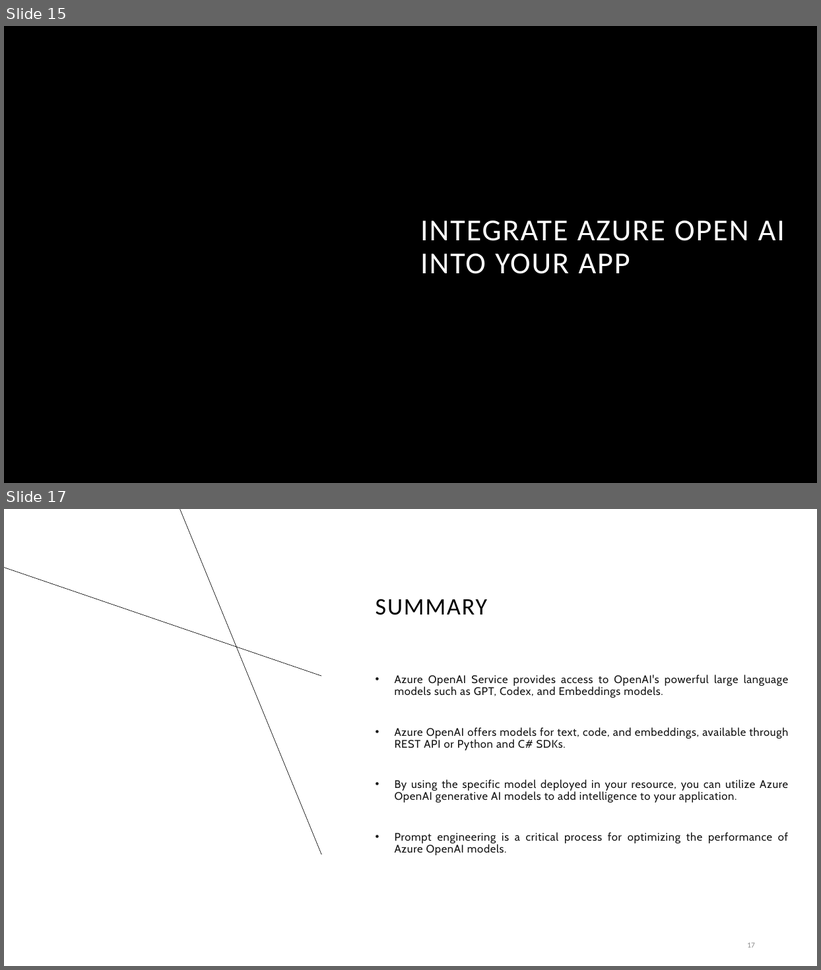
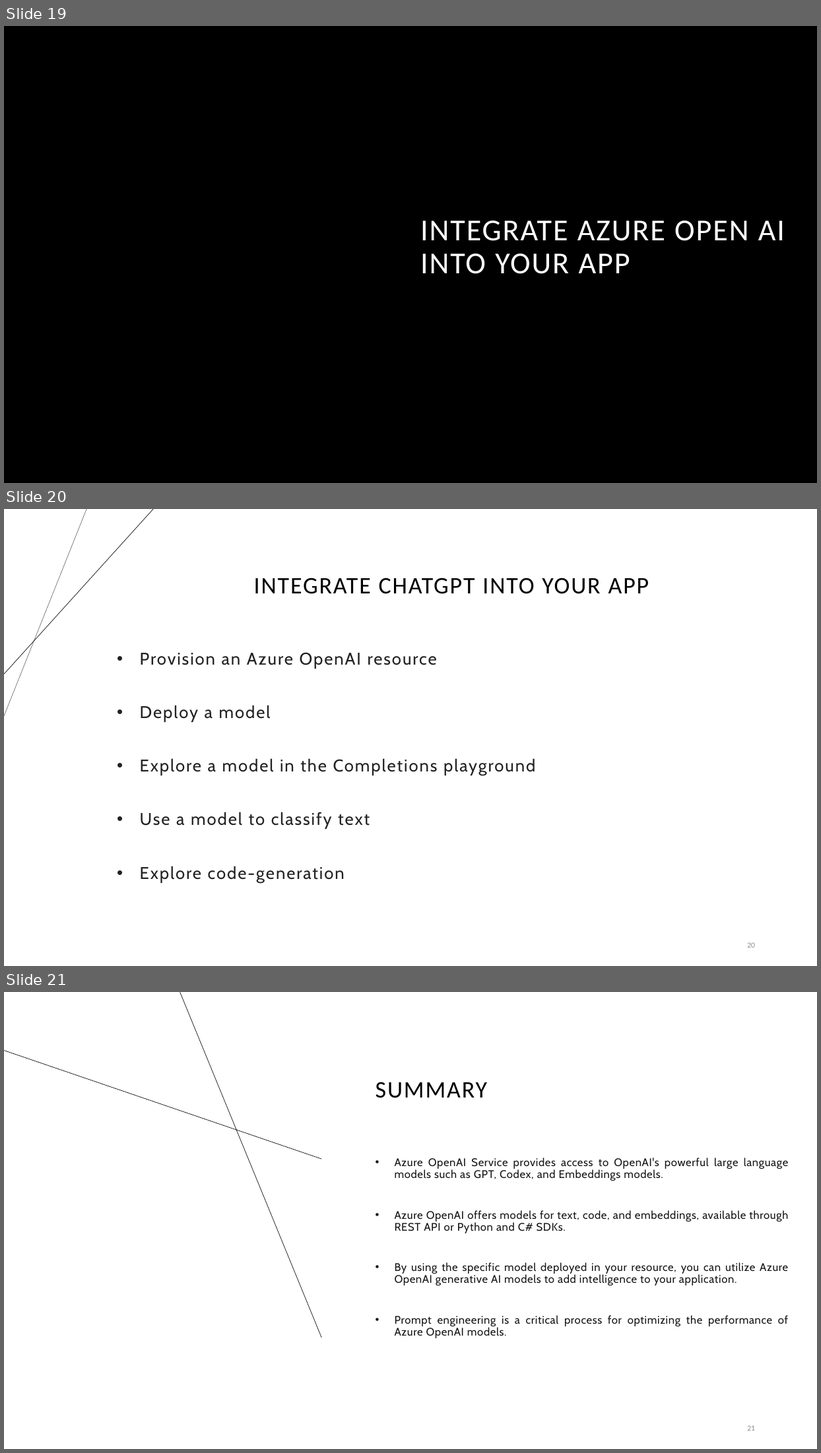
Before and after one commit to sujoy-saha/Develop-AI-solutions-with-Azure-AI, a slide deck: 6. Develop AI solutions with Azure OpenAI/Develop AI solutions with Azure OpenAI.pptx. Shown one above the other, each under a label of ours: slides 15 and 17 before the commit, slides 19, 20 and 21 after it; the slides between them are not shown. The pictures are 821x970 and 821x1453 pixels, drawn with LibreOffice and Linux fonts; fonts in the diff are those of the drawing; background and template pictures are left out. Boxes give left, top, right and bottom in pixels: in the first picture for what was removed or moved away, otherwise in the second. Text is boxed around its words. In the diff, an @@ line names an element or a change of style, - is before the commit and + after.

```diff
--- a/6. Develop AI solutions with Azure OpenAI/Develop AI solutions with Azure OpenAI.pptx
+++ b/6. Develop AI solutions with Azure OpenAI/Develop AI solutions with Azure OpenAI.pptx
@@ slide 20 added at (4,509,817,966), background #FFFFFF @@
@@ line added from (86, 509) to (4, 716), #000000 0.25 pt @@
@@ line added from (153, 509) to (4, 674), #000000 0.5 pt @@
@@ title added at (254,578,649,594), 28 pt, text #000000 @@
+INTEGRATE CHATGPT INTO YOUR APP
@@ text added at (140,652,535,883), 20 pt, text #222222 @@
+• Provision an Azure OpenAI resource
+• Deploy a model
+• Explore a model in the Completions playground
+• Use a model to classify text
+• Explore code-generation
@@ page number added at (747,943,755,948), 9 pt, text #8C8C8C @@
+20
@@ what was slide 15 is now slide 19 @@
@@ what was slide 17 is now slide 21 @@
@@ page number at (747,1426,755,1431): text changed @@
-17
+21
```
Also in this commit, not shown: 8 other slides added, 5 slides removed, 5 other files.
